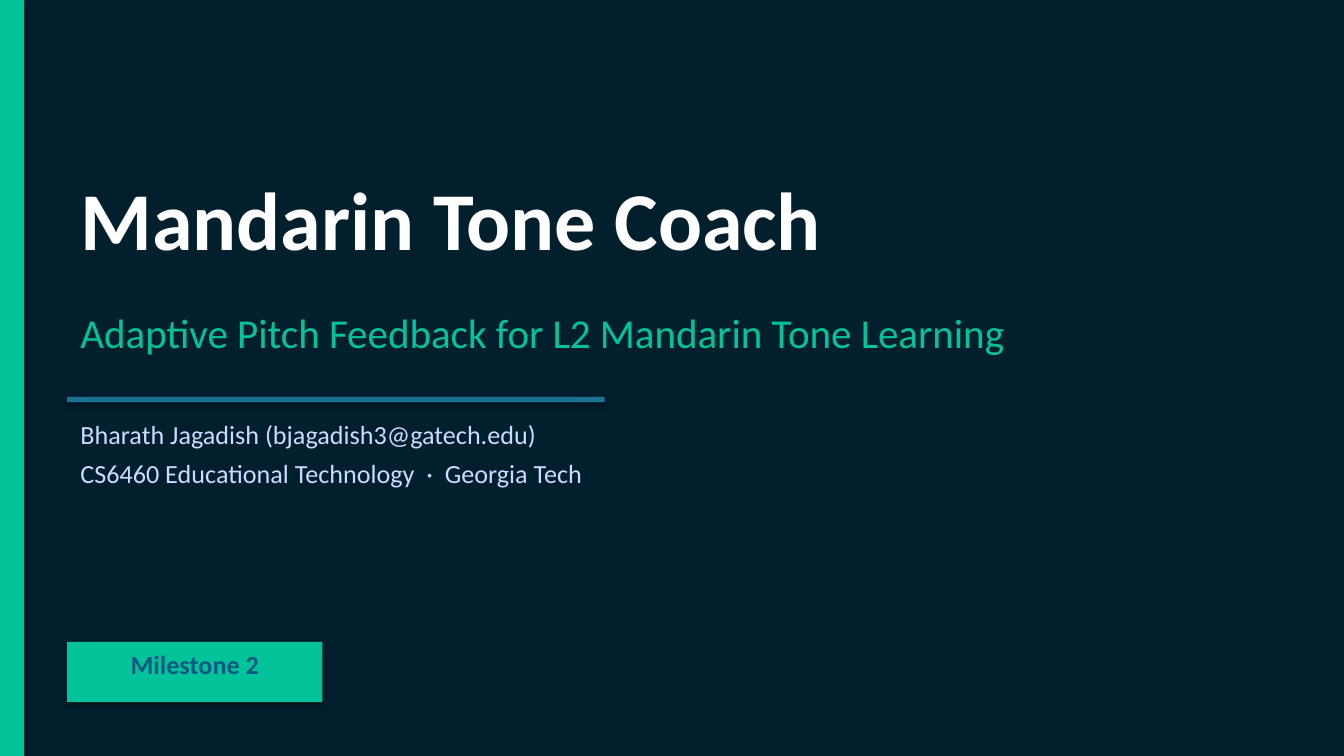
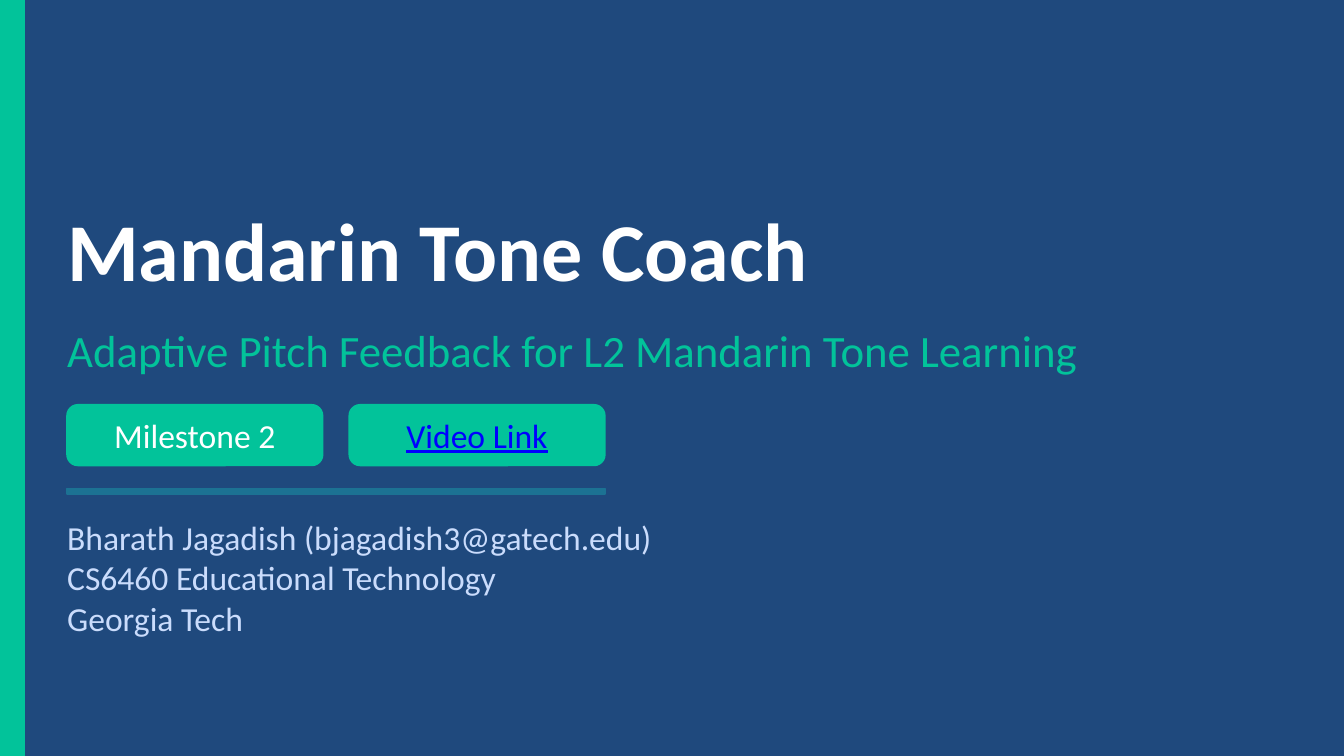
Before and after one commit to Bharath-J/mandarin-tone-coach, a slide deck: slide 1 of Milestone2.pptx. Drawn at 1344x756 pixels with LibreOffice and Linux fonts; fonts in the diff are those of the drawing. Boxes give left, top, right and bottom in pixels: in the first picture for what was removed or moved away, otherwise in the second. Text is boxed around its words. In the diff, an @@ line names an element or a change of style, - is before the commit and + after.

```diff
--- a/Milestone2.pptx
+++ b/Milestone2.pptx
@@ background #FFFFFF to #1F497D @@
@@ rectangle at box(0, 0, 24, 755): outline none to #02C39A 1 pt; shadow off @@
@@ rectangle removed at box(0, 0, 1344, 755) @@
@@ text "Mandarin Tone Coach": place and size @@
-text "Mandarin Tone Coach" at box(80, 192, 821, 251)
+text "Mandarin Tone Coach" at box(67, 223, 807, 282)
@@ text "Mandarin Tone Coach" at box(67, 223, 807, 282): vertical alignment top to middle @@
@@ text "Adaptive Pitch Feedback for L2 ...": place and size @@
-text "Adaptive Pitch Feedback for L2 ..." at box(80, 319, 1004, 355)
+text "Adaptive Pitch Feedback for L2 ..." at box(67, 336, 1077, 375)
@@ text "Adaptive Pitch Feedback for L2 ..." at box(67, 336, 1077, 375): size 22 to 24 pt; vertical alignment top to middle @@
@@ rounded rectangle "Milestone 2": place and size @@
-rounded rectangle "Milestone 2" at box(131, 656, 259, 674)
+rounded rectangle "Milestone 2" at box(67, 405, 323, 465)
@@ rounded rectangle "Milestone 2" at box(67, 405, 323, 465): size 14 to 18 pt, text colour #065A82 to #FFFFFF, bold off; fill none to #02C39A; outline none to #02C39A 1 pt @@
@@ rounded rectangle added at box(349, 405, 605, 465), fill #02C39A, outline #02C39A 1 pt, 18 pt, text #0000FF, underline @@
+Video Link
@@ rectangle: place and size @@
-rectangle at box(67, 396, 605, 402)
+rectangle at box(67, 488, 605, 493)
@@ rectangle at box(67, 488, 605, 493): outline none to #1C7293 1 pt; shadow off @@
@@ text "Bharath Jagadish (bjagadish3@gatech.edu)" at box(67, 525, 651, 637): vertical alignment top to middle @@
@@ text at box(67, 525, 651, 556): size 14 to 18 pt in "Bharath Jagadish (bjagadish3@gatech.edu)" @@
@@ text "Bharath Jagadish (bjagadish3@gatech.edu)": place and size @@
-text "Bharath Jagadish (bjagadish3@gatech.edu)" at box(80, 425, 582, 488)
+text "Bharath Jagadish (bjagadish3@gatech.edu)" at box(67, 525, 651, 637)
@@ text at box(67, 566, 496, 637): text changed; size 14 to 18 pt @@
-CS6460 Educational Technology · Georgia Tech
+CS6460 Educational Technology
+Georgia Tech
@@ rectangle removed at box(67, 642, 323, 703) @@
```
Also in this commit, not shown: 8 other slides changed, 1 other file.
